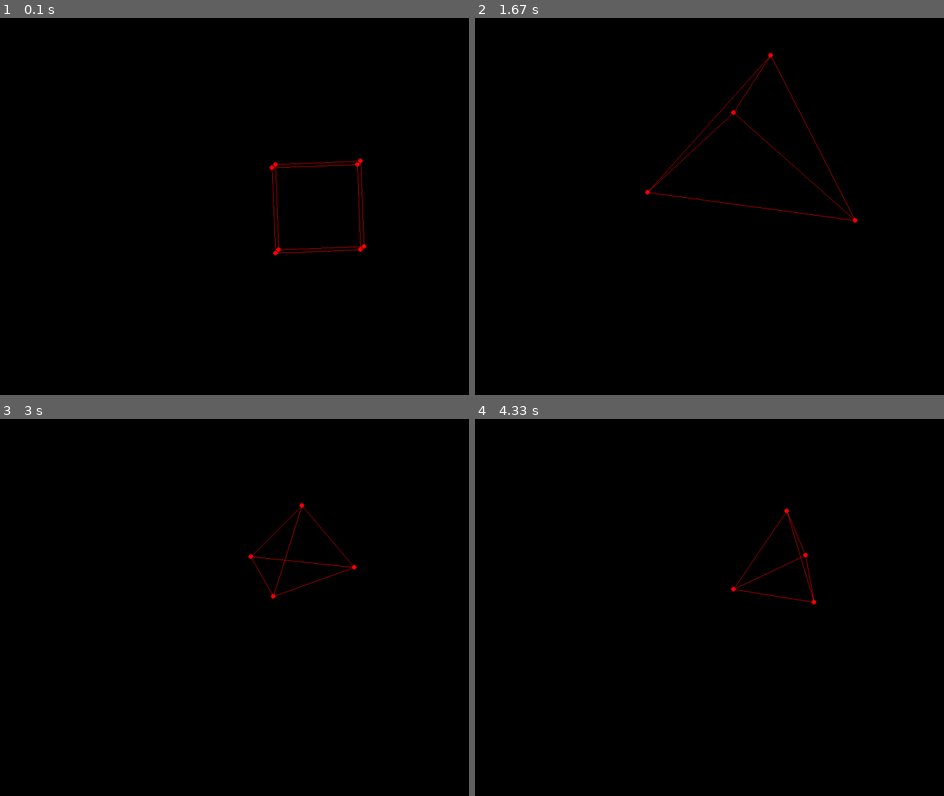
Above: before the commit, frames 1-4 (two rows, left to right).
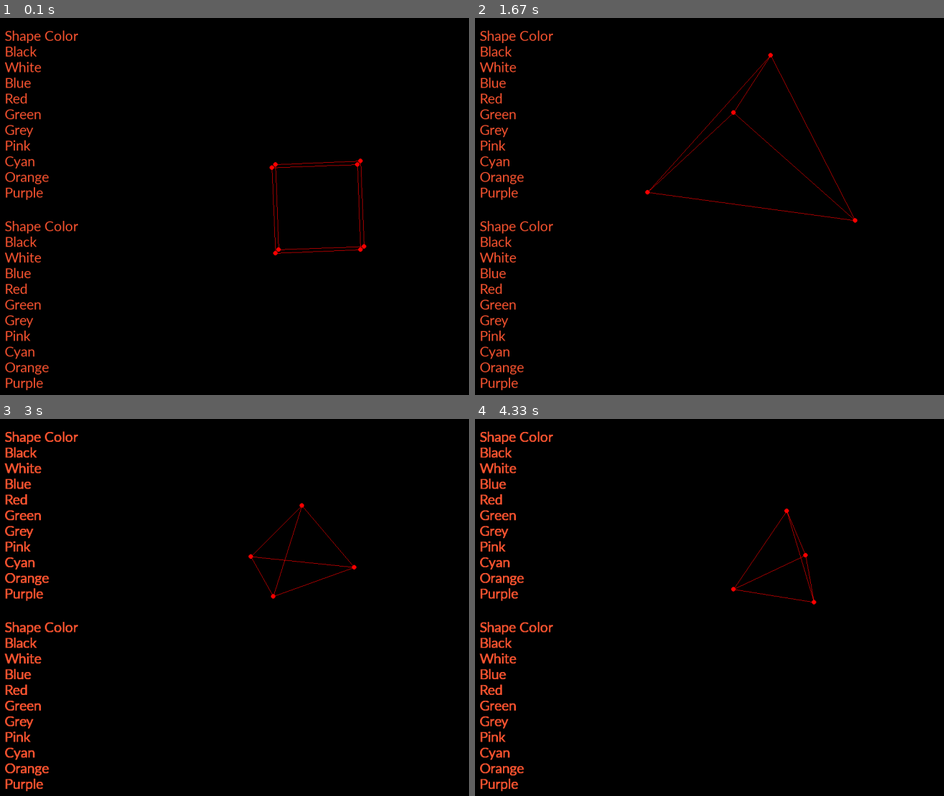
Above: after the commit, the same moments.

Repository: DillTheBeast/Renderer
Game: pygame game, started from PyGameSelection.py
Two runs of this game, one before a commit and one after it. Both use one fixed random seed, a clock stepped at 60 frames per second and the inputs below.
Inputs:
- Up to frame 1 (0.1 s): no input
- Up to frame 2 (1.67 s): tap T at 0.33, 1.32 s; hold Up 0.67-1.13 s; hold W 0.67-1.13 s; tap Space at 0.73, 1.03, 1.23, 1.57 s; tap C at 0.82 s; hold Down 1.17-1.47 s; hold S 1.17-1.47 s; hold Up from 1.5 s (still down); hold W from 1.5 s (still down)
- Up to frame 3 (3 s): release Up at 1.87 s; release W at 1.87 s; hold Down 1.9-2.27 s; hold S 1.9-2.27 s; tap Space at 1.97, 2.37, 2.7 s; tap C at 2.05 s; hold Up 2.3-2.6 s; hold W 2.3-2.6 s; tap T at 2.45 s; hold Down 2.63-2.93 s; hold S 2.63-2.93 s; hold Up from 2.97 s (still down); hold W from 2.97 s (still down)
- Up to frame 4 (4.33 s): tap Space at 3.03, 3.43, 3.83, 4.17 s; tap C at 3.12, 4.25 s; release Up at 3.33 s; release W at 3.33 s; hold Down 3.37-3.73 s; hold S 3.37-3.73 s; tap T at 3.52 s; hold Up 3.77-4.07 s; hold W 3.77-4.07 s; hold Down from 4.1 s (still down); hold S from 4.1 s (still down)

The runs differ from the first frame. In frame 1, 2.2% of the frame differs, in the area x 0-17%, y 3-99%; in frame 2, 2.2%; in frame 3, 2.6%; in frame 4, 2.5%.

Commit message:
Update PyGameSelection.py

Diff:
--- a/PyGameSelection.py
+++ b/PyGameSelection.py
@@ -1,6 +1,9 @@
 import pygame
 import numpy as np
 from math import *
+import sys
+
+pygame.init()
 
 paused = False
 forward = False
@@ -13,9 +16,46 @@
 moveLeft = False
 moveRight = False
 
+BLACK = (0, 0, 0)
 WHITE = (255, 255, 255)
 RED = (255, 0, 0)
-BLACK = (0, 0, 0)
+GREEN = (0, 255, 0)
+BLUE = (0, 0, 255)
+
+#Button Colors
+buttonText = (255, 87, 51)
+buttonShell = (255, 255, 237)
+colorLight = (170,170,170)
+colorDark = (100,100,100)
+
+# defining a font
+smallfont = pygame.font.SysFont('Corbel', 35)
+#Rendering headers + button texts
+texts = []
+header1 = smallfont.render('Background Color' , True , buttonText)
+texts.append(header1)
+color1 = smallfont.render('Black', True, buttonText)
+texts.append(color1)
+color2 = smallfont.render('White', True, buttonText)
+texts.append(color2)
+color3 = smallfont.render('Blue', True, buttonText)
+texts.append(color3)
+color4 = smallfont.render('Red', True, buttonText)
+texts.append(color4)
+color5 = smallfont.render('Green', True, buttonText)
+texts.append(color5)
+color6 = smallfont.render('Grey', True, buttonText)
+texts.append(color6)
+color7 = smallfont.render('Pink', True, buttonText)
+texts.append(color7)
+color8 = smallfont.render('Cyan', True, buttonText)
+texts.append(color8)
+color9 = smallfont.render('Orange', True, buttonText)
+texts.append(color9)
+color10 = smallfont.render('Purple', True, buttonText)
+texts.append(color10)
+header2 = smallfont.render('Shape Color' , True , buttonText)
+
 
 WIDTH, HEIGHT = 1440, 845
 pygame.display.set_caption("3d Renderer")
@@ -229,5 +269,11 @@
             movement(pyramidPoints, pyramidProjectedPoints, i, False, False, True, False)
         elif hexPrism:
             movement(hexPrismPoints, hexPrismProjectedPoints, i, False, False, False, True)
-
+    place = 20
+    for i in range(2):
+        for j in range(len(texts)):
+            screen.blit(texts[j], (20, place))
+            place += 35
+        place += 40
+        texts[0] = header2
     pygame.display.update()
